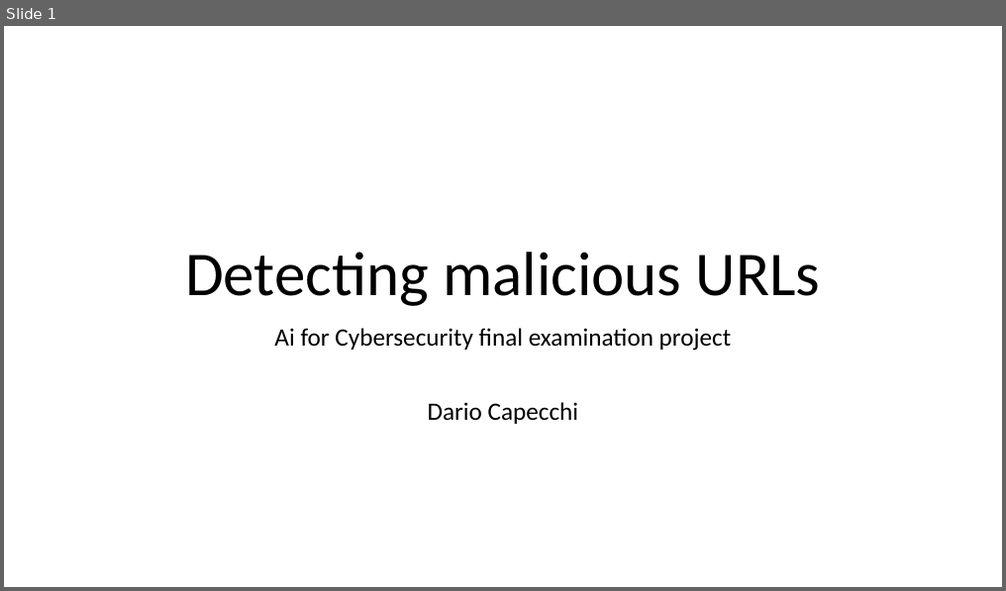
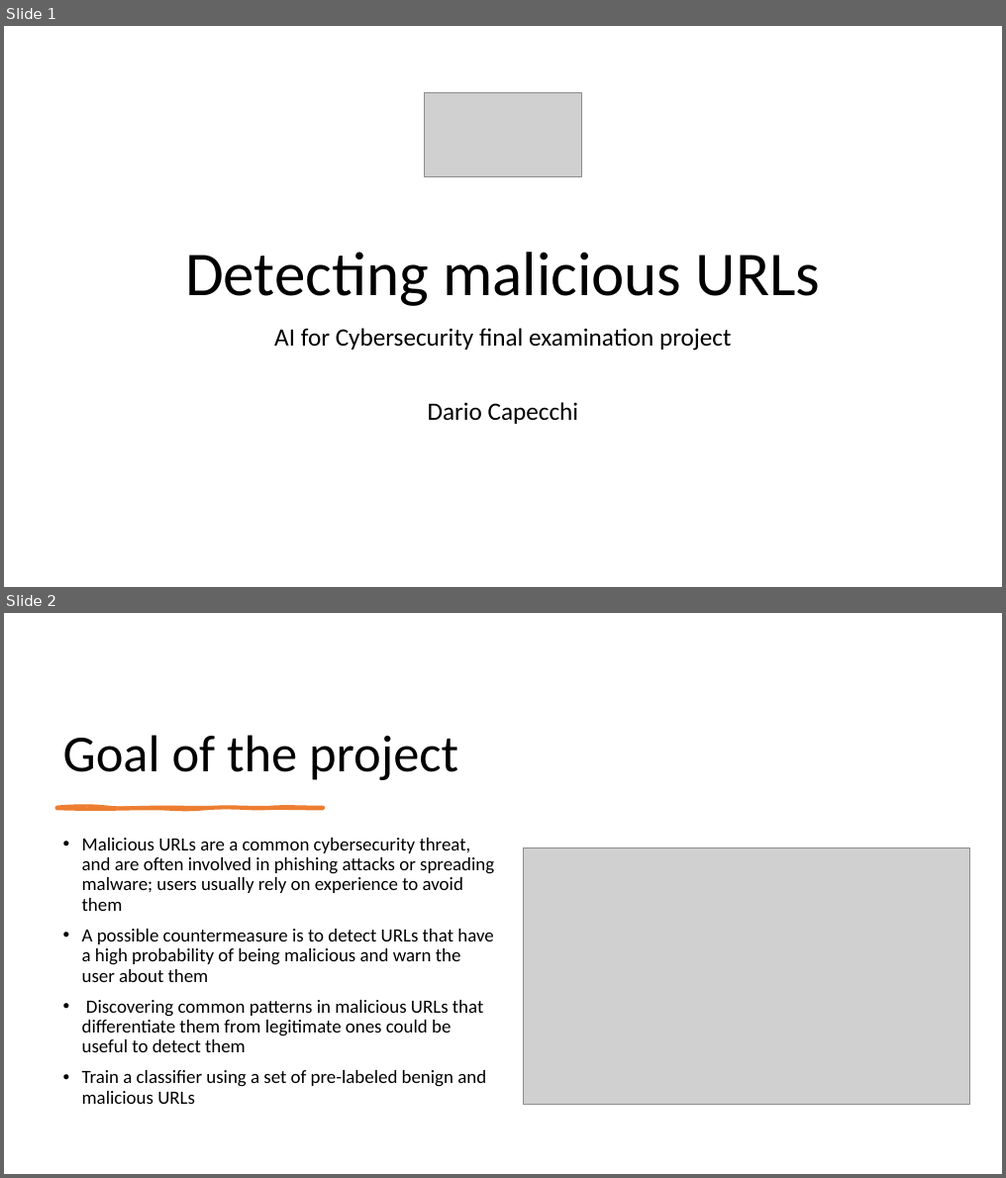
Before and after one commit to Metalcape/url-classifier, a slide deck: slides.pptx. Shown one above the other, each under a label of ours: slide 1 before the commit, slides 1 and 2 after it. The pictures are 1006x591 and 1006x1178 pixels, drawn with LibreOffice and Linux fonts; fonts in the diff are those of the drawing; grey boxes stand for pictures. Boxes give left, top, right and bottom in pixels: in the first picture for what was removed or moved away, otherwise in the second. Text is boxed around its words. In the diff, an @@ line names an element or a change of style, - is before the commit and + after.

```diff
--- a/slides.pptx
+++ b/slides.pptx
@@ slide 2 added at [4,613,1002,1174], background #FFFFFF @@
@@ title added at [63,735,458,780], 50 pt, text #000000 @@
+Goal of the project
@@ freeform shape added at [56,808,323,809], fill #ED7D31, outline #ED7D31 3 pt @@
@@ text added at [82,838,494,1104], 18 pt, text #000000 @@
+• Malicious URLs are a common cybersecurity threat, and are often involved in phishing attacks or spreading malware; users usually rely on experience to avoid them
+• A possible countermeasure is to detect URLs that have a high probability of being malicious and warn the user about them
+• Discovering common patterns in malicious URLs that differentiate them from legitimate ones could be useful to detect them
+• Train a classifier using a set of pre-labeled benign and malicious URLs
@@ picture added at [524,848,970,1105] @@
@@ slide 1 changed as well @@
@@ picture added at [425,92,582,176] @@
@@ subtitle at [274,328,732,351]: text changed @@
-Ai for Cybersecurity final examination project
+AI for Cybersecurity final examination project
```
Also in this commit, not shown: 3 other slides changed, 9 other slides added, 4 slides removed, 21 other files.
